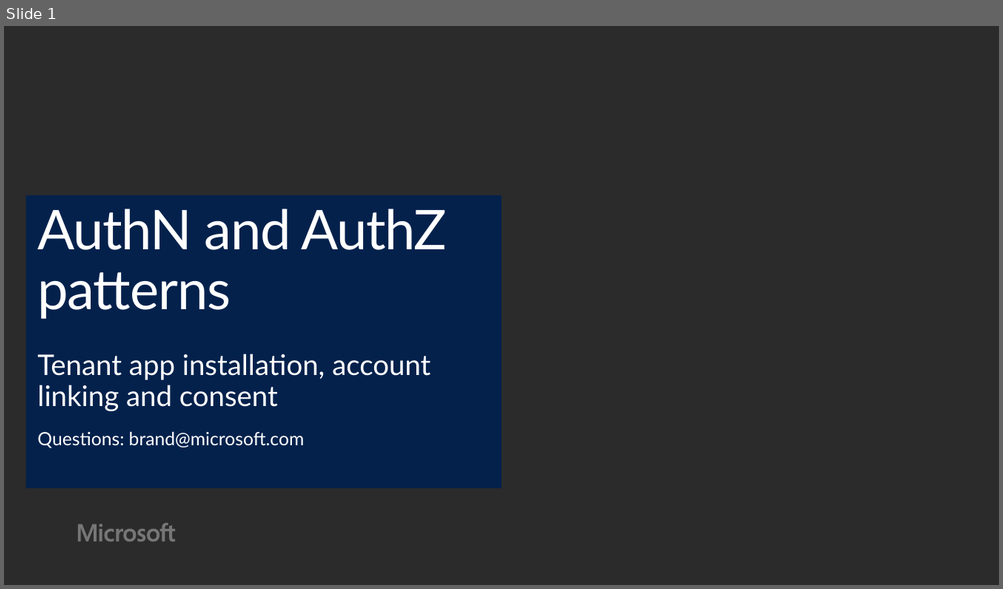
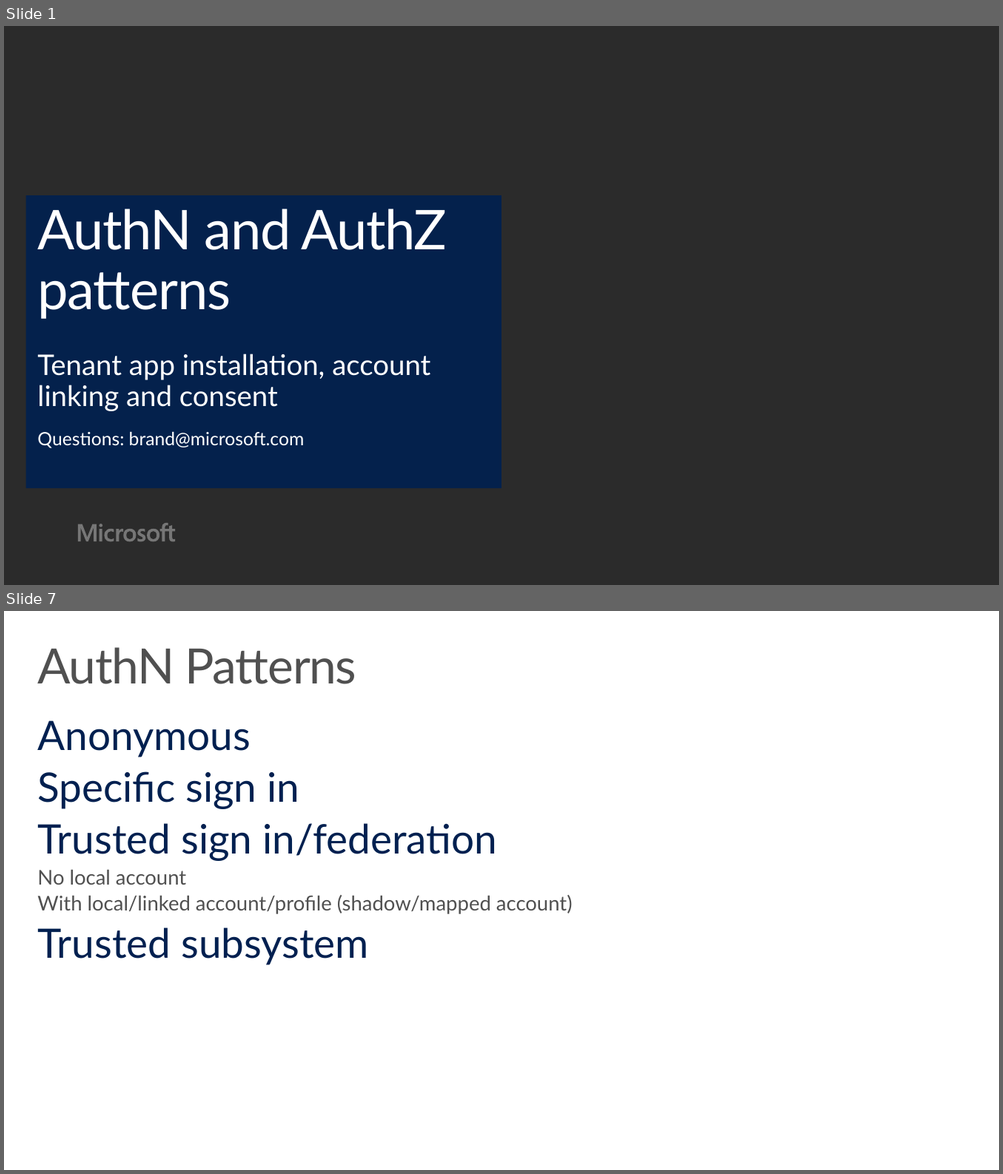
Before and after one commit to hamiltop/EDU-Dev-Bootcamp, a slide deck: Presentation/06-AuthN and AuthZ patterns.pptx. Shown one above the other, each under a label of ours: slide 1 before the commit, slides 1 and 7 after it; the slides between them are not shown. The pictures are 1003x589 and 1003x1174 pixels, drawn with LibreOffice and Linux fonts; fonts in the diff are those of the drawing; background and template pictures are left out; a plain dark background stands for a picture behind light text. Boxes give left, top, right and bottom in pixels: in the first picture for what was removed or moved away, otherwise in the second. Text is boxed around its words. In the diff, an @@ line names an element or a change of style, - is before the commit and + after.

```diff
--- a/Presentation/06-AuthN and AuthZ patterns.pptx
+++ b/Presentation/06-AuthN and AuthZ patterns.pptx
@@ slide 7 added at (4,611,999,1170), background #FFFFFF @@
@@ title added at (37,647,356,684), 48 pt, text #505050 @@
+AuthN Patterns
@@ text added at (37,721,572,965), 20 pt, text #505050 @@
+Anonymous
+Specific sign in
+Trusted sign in/federation
+  No local account
+  With local/linked account/profile (shadow/mapped account)
+Trusted subsystem
```
Also in this commit, not shown: 20 other slides added, 8 other files.
